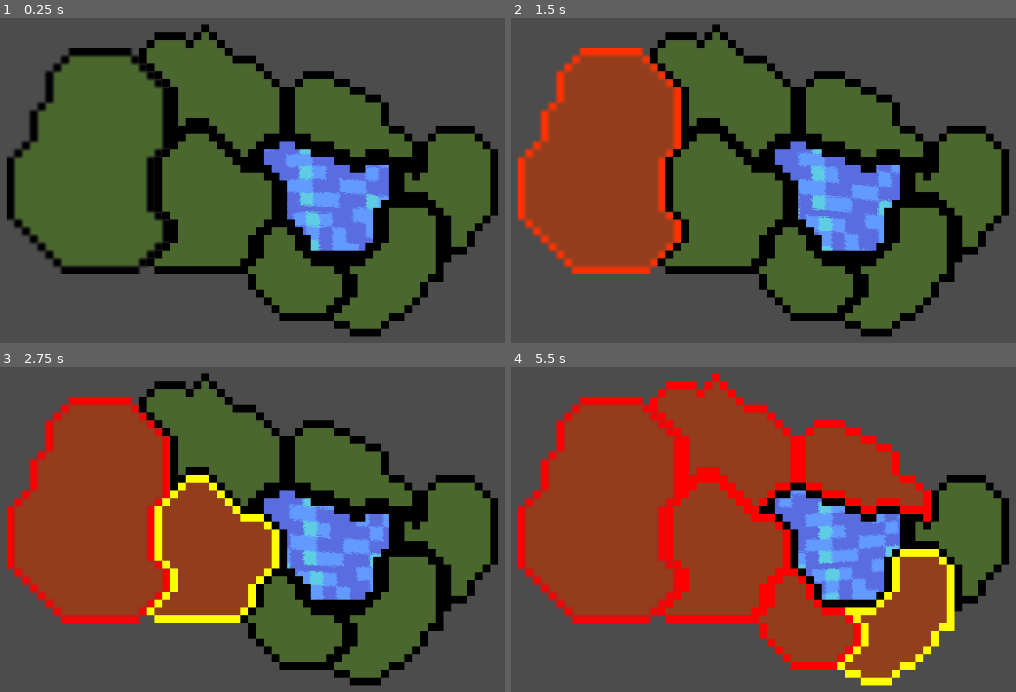
Above: before the commit, frames 1-4 (two rows, left to right).
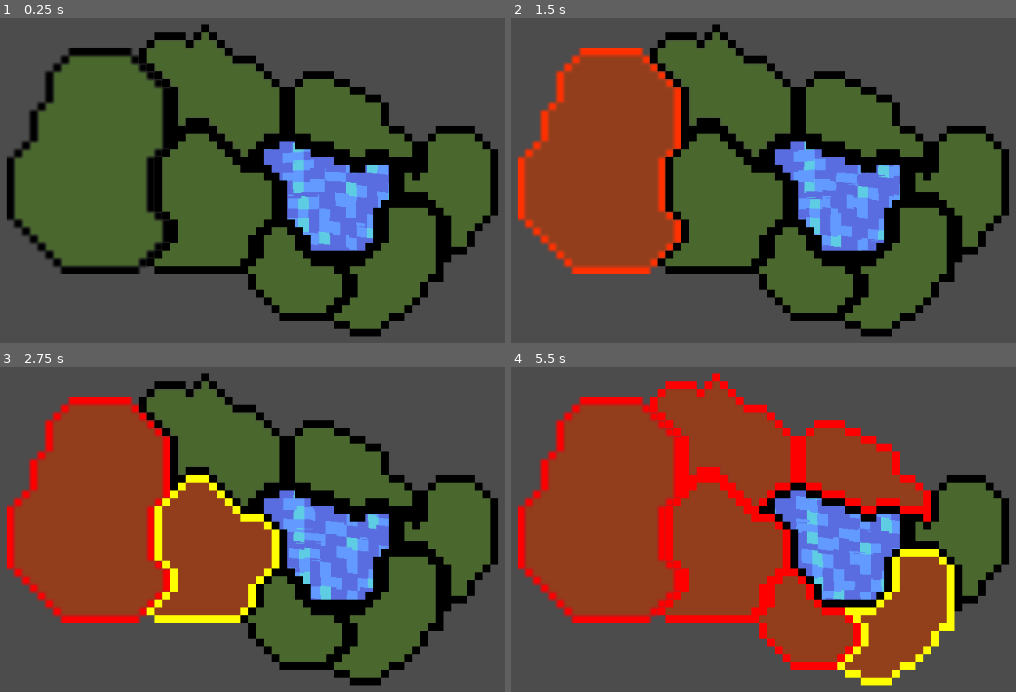
Above: after the commit, the same moments.

Repository: Raelr/StrategyGame
Game: Godot game, scene res://Scenes/World.tscn
The game is run twice, just before and just after one commit, with the same random seed, the same clock (stepped at 60 frames per second) and the same inputs.
Inputs (mouse positions are in pixels of both pictures, inside the frame that each line leads up to):
- Up to frame 1 (0.25 s): no input
- Up to frame 2 (1.5 s): move the mouse to (601, 161) at 0.52 s; press the mouse at (601, 161) at 0.53 s; move the mouse to (outside the picture) at 1.27 s; release the mouse at (outside the picture) at 1.28 s; right-click (outside the picture) at 1.35 s; click (outside the picture) at 1.42 s
- Up to frame 3 (2.75 s): move the mouse to (212, 549) at 2.02 s; press the mouse at (212, 549) at 2.03 s
- Up to frame 4 (5.5 s): move the mouse to (728, 445) at 2.77 s; release the mouse at (728, 445) at 2.78 s; right-click (728, 445) at 2.85 s; click (728, 445) at 2.92 s; move the mouse to (864, 467) at 3.52 s; press the mouse at (864, 467) at 3.53 s; move the mouse to (803, 620) at 4.27 s; release the mouse at (803, 620) at 4.28 s; right-click (803, 620) at 4.35 s; click (803, 620) at 4.42 s; move the mouse to (894, 617) at 5.02 s; press the mouse at (894, 617) at 5.03 s

The runs differ from the first frame. In frame 1, 2.7% of the frame differs, in the area x 52-78%, y 38-72%; in frame 2, 2.6%; in frame 3, 2.7%; in frame 4, 3.0%.

Commit message:
Edited shader. Now has a function that caches the time values. Just a small optimisation

Diff:
--- a/Shaders/Water_sine.tres
+++ b/Shaders/Water_sine.tres
@@ -1,6 +1,6 @@
 [gd_resource type="ShaderMaterial" load_steps=3 format=2]
 
-[ext_resource path="res://Sprites/WaveTExture.jpg" type="Texture" id=1]
+[ext_resource path="res://Sprites/Water.png" type="Texture" id=1]
 
 [sub_resource type="Shader" id=1]
 code = "shader_type canvas_item;
@@ -13,17 +13,22 @@
 uniform vec2 uv_wave_size = vec2(1.0, 1.0);
 uniform vec2 time_scale = vec2(1.0, 1.0);
 
-uniform vec2 sine_time_scale = vec2(1.0, 1.0);
+uniform float sine_time_scale = 1.0;
 uniform vec2 sine_offset_scale = vec2(2.0, 2.0);
 uniform vec2 sine_wave_size = vec2(0.05, 0.1);
+
+vec2 calculate_waves_offset(float time, float multiplier, vec2 uv, vec2 offset_scale) {
+	vec2 offset;
+	float time_multiplier = time * multiplier;
+	float unique_offset = uv.x + uv.y;
+	offset.x = cos(time_multiplier + unique_offset * offset_scale.x);
+	offset.y = sin(time_multiplier + unique_offset * offset_scale.y);
+	return offset;
+}
 
 void fragment() {
 	vec2 tiled_uvs = UV * tiled_factor;
 	tiled_uvs.y *= aspect_ratio;
-	//COLOR = vec4(tiled_uvs, 0.0, 1.0);
-	vec2 waves_uv_offset;
-	waves_uv_offset.x = cos(TIME * sine_time_scale.x + (tiled_uvs.x + tiled_uvs.y) * sine_offset_scale.x);
-	waves_uv_offset.y = sin(TIME * sine_time_scale.y + (tiled_uvs.x + tiled_uvs.y) * sine_offset_scale.y);
 
 	vec2 uv_offset = UV * uv_offset_scale;
 	uv_offset += TIME * time_scale;
@@ -32,18 +37,20 @@
 	texture_based_offset = texture_based_offset * 2.0 - 1.0;
 	texture_based_offset *= uv_wave_size;
 
+	vec2 waves_uv_offset = calculate_waves_offset(TIME, sine_time_scale, tiled_uvs, sine_offset_scale);
+
 	COLOR = texture(TEXTURE, tiled_uvs + waves_uv_offset * sine_wave_size + texture_based_offset);
 }
 "
 
 [resource]
 shader = SubResource( 1 )
-shader_param/tiled_factor = Vector2( 0.6, 0.6 )
+shader_param/tiled_factor = Vector2( 0.75, 0.75 )
 shader_param/aspect_ratio = 0.875269
 shader_param/uv_offset_scale = Vector2( 0.5, 0.8 )
 shader_param/uv_wave_size = Vector2( 0.03, 0.03 )
 shader_param/time_scale = Vector2( 0.02, 0.02 )
-shader_param/sine_time_scale = Vector2( 0.5, 0.75 )
+shader_param/sine_time_scale = 0.25
 shader_param/sine_offset_scale = Vector2( 0.2, 3 )
-shader_param/sine_wave_size = Vector2( 0.02, 0.03 )
+shader_param/sine_wave_size = Vector2( 0.02, 0.04 )
 shader_param/uv_offset_texture = ExtResource( 1 )
